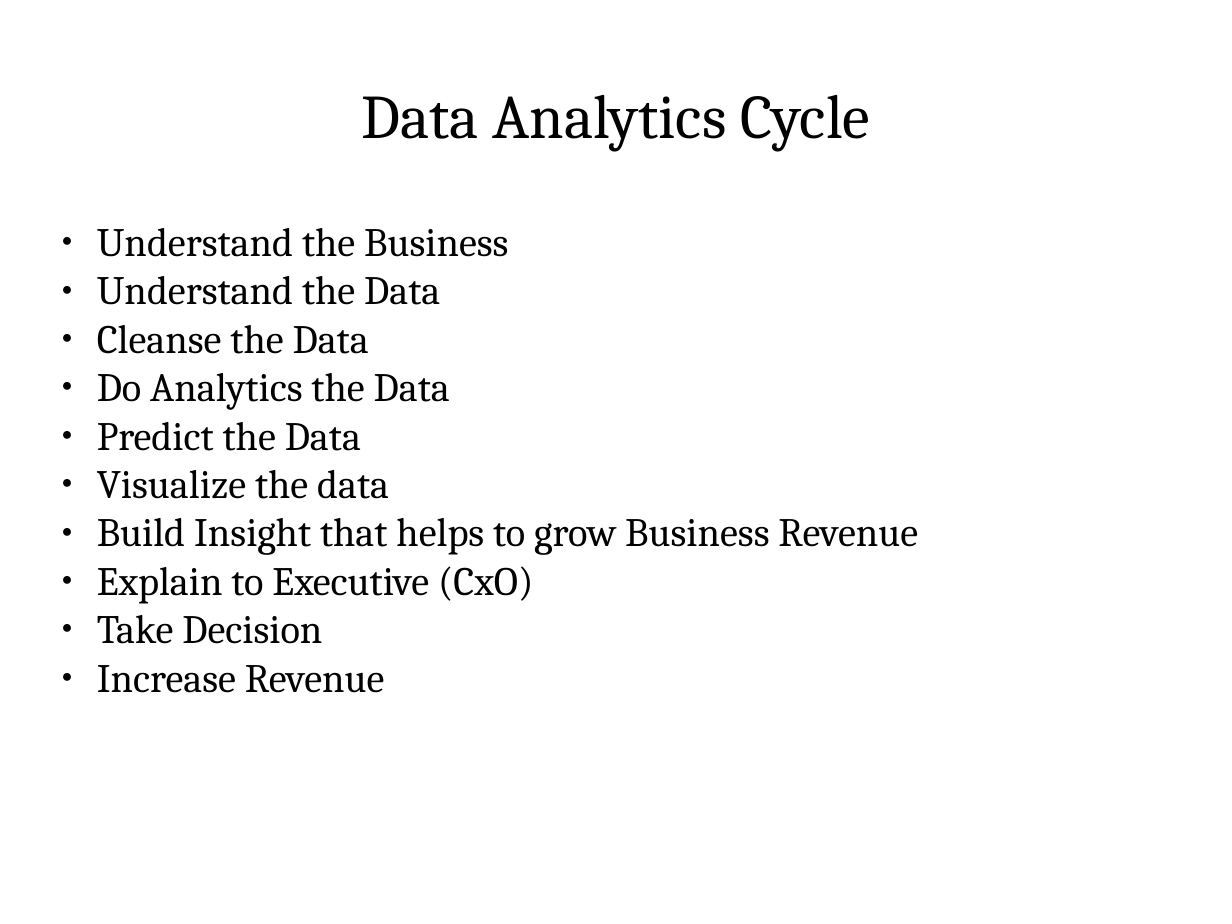
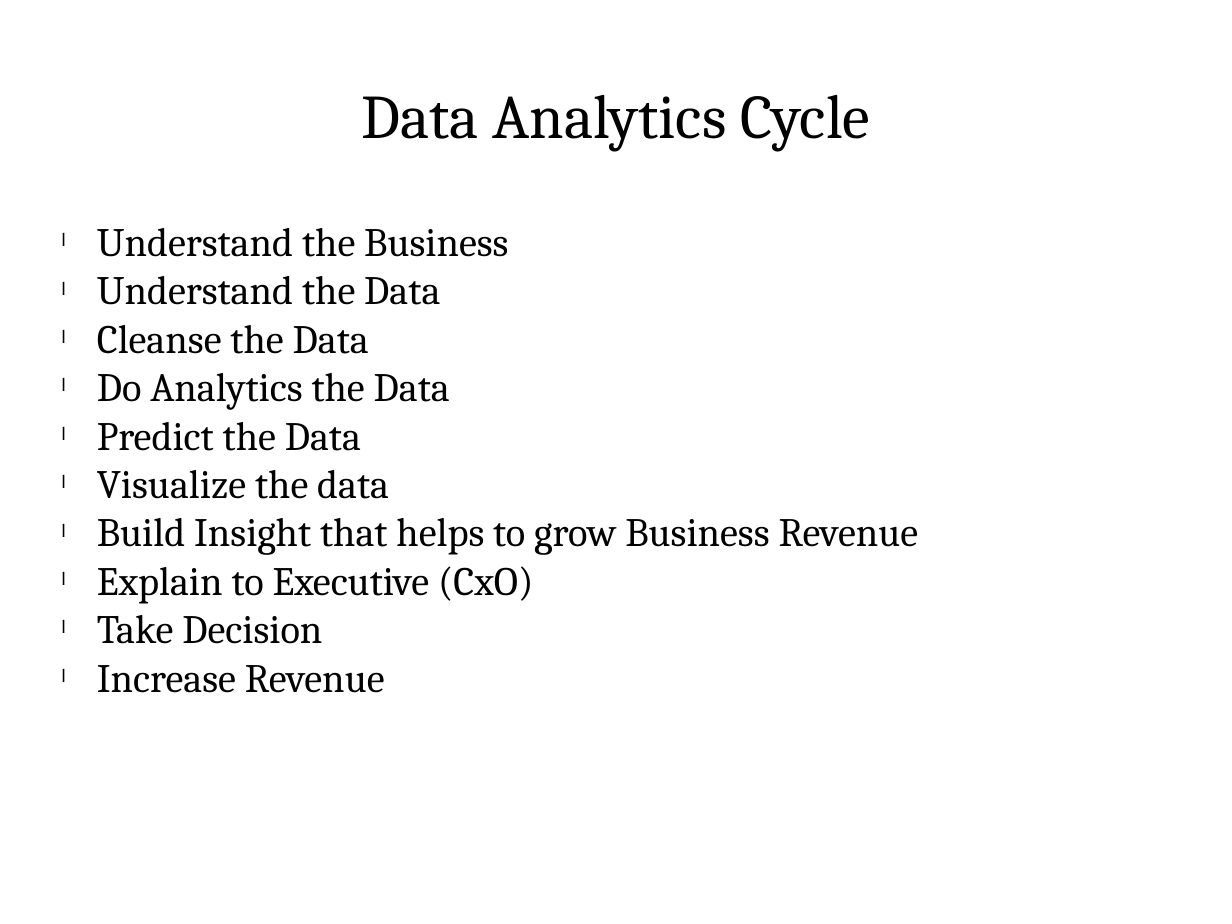
Before and after one commit to dskskv/pycon-india-2016, a slide deck: slide 2 of Pycon-2016-Open-space.pptx. Drawn at 1232x924 pixels with LibreOffice and Linux fonts; fonts in the diff are those of the drawing. Boxes give left, top, right and bottom in pixels: in the first picture for what was removed or moved away, otherwise in the second. Text is boxed around its words. In the diff, an @@ line names an element or a change of style, - is before the commit and + after.

```diff
--- a/Pycon-2016-Open-space.pptx
+++ b/Pycon-2016-Open-space.pptx
@@ text "Understand the Business" at [97, 228, 919, 693]: bullet ● to l @@
```
Also in this commit, not shown: 1 other slide changed, 2 slides added.
